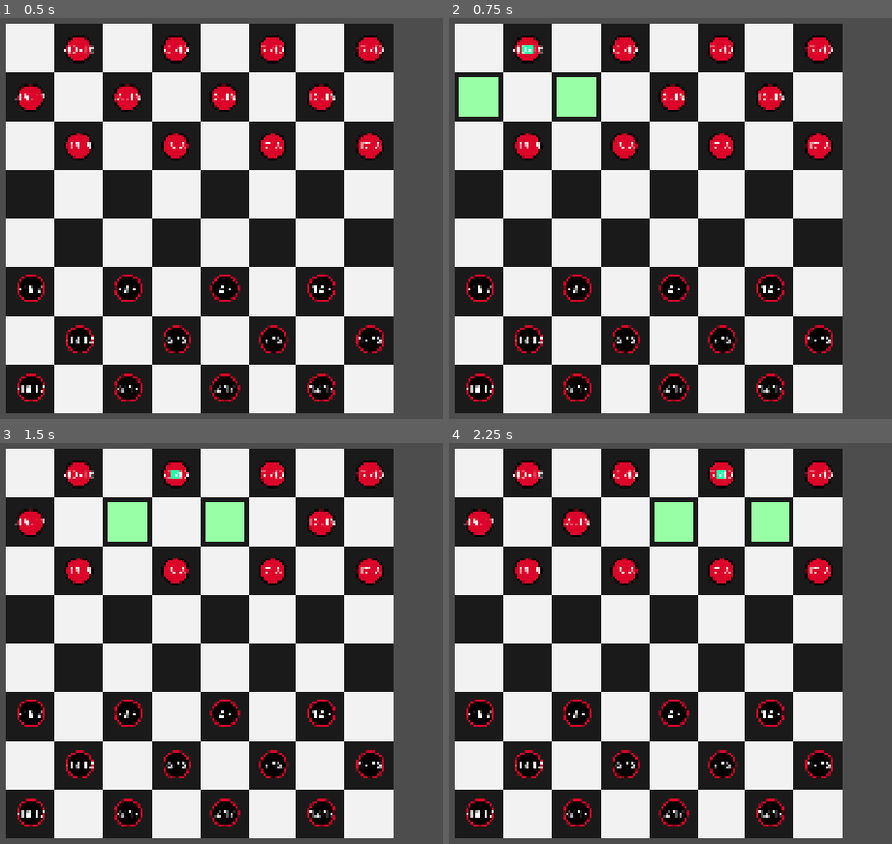
Above: before the commit, frames 1-4 (two rows, left to right).
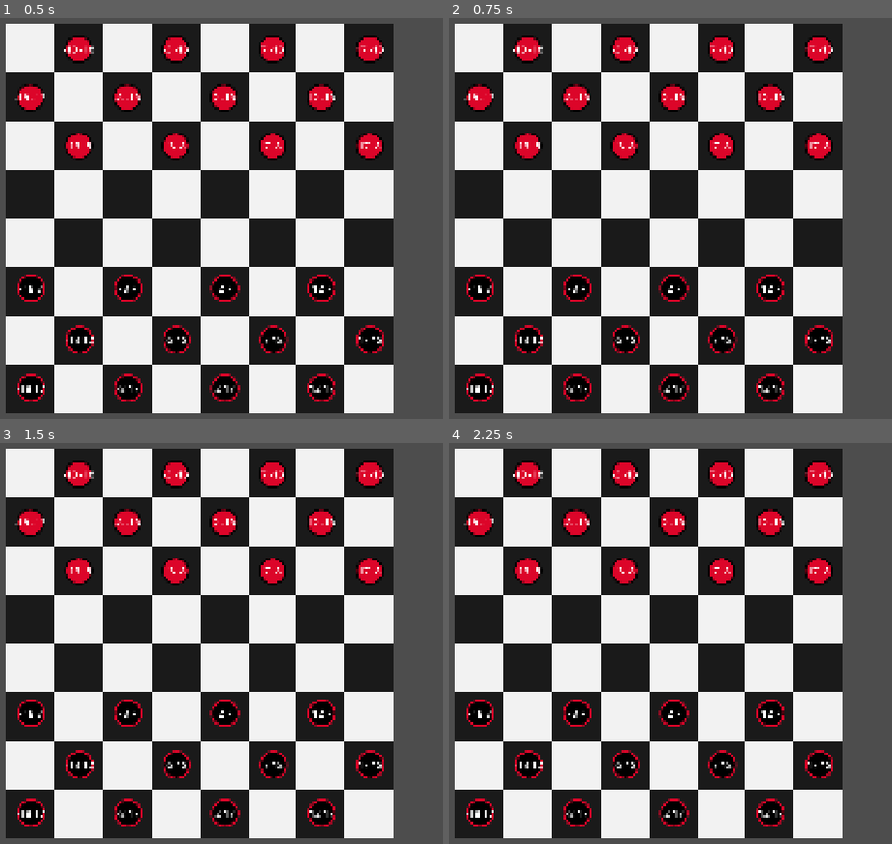
Above: after the commit, the same moments.

Repository: JakeFreedom/PacktNetworking
Game: Godot game, scene res://Checkers/CheckerBoard.tscn
Same seed, same stepped clock (60 frames per second), same inputs: the game is played once before the commit and once after it.
Inputs (mouse positions are in pixels of both pictures, inside the frame that each line leads up to):
- Up to frame 1 (0.5 s): no input
- Up to frame 2 (0.75 s): tap Enter at 0.5 s; move the mouse to (528, 50) at 0.52 s; click (528, 50) at 0.67 s
- Up to frame 3 (1.5 s): tap Space at 1.25 s; move the mouse to (177, 475) at 1.27 s; click (177, 475) at 1.42 s
- Up to frame 4 (2.25 s): tap Enter at 2 s; move the mouse to (719, 475) at 2.02 s; click (719, 475) at 2.17 s

Frame 1 is identical in both runs. In frame 2, 1.8% of the frame differs, in the area x 2-34%, y 6-25%; in frame 3, 1.8%; in frame 4, 1.8%.

Commit message:
Getting movement dialed in

Diff:
--- a/Checkers/CheckerBoard.gd
+++ b/Checkers/CheckerBoard.gd
@@ -28,6 +28,7 @@
 
 			pass
 
+	disable_pieces()
 
 	create_meta_board()
 	map_pieces(black_team)
@@ -50,6 +51,8 @@
 	#Don't use global position as that will use the entire screen
 	for cell in get_used_cells():
 		meta_board[cell]=null
+
+
 
 
 func map_pieces(team):
@@ -120,8 +123,10 @@
 					var capturingCell = cell + direction
 					if IsFreeCell(capturingCell):
 						print("capturing free cell")
+						capturing = true
 						available_cells.append(capturingCell)
-
+					else:
+						continue
 				if IsOurPiece(cell):
 					continue
 
@@ -142,7 +147,7 @@
 		# 		print(available_cells.size())
 
 
-
+		capturing = false
 	return available_cells
 
 func AddFreeCell(cell:Vector2i) -> void:
@@ -320,10 +325,10 @@
 #not sure this is need, we can just call get_tree().process = false or what ever it is.
 func disable_pieces() -> void:
 	if current_turn == Teams.WHITE:
+		for piece in black_team.get_children():
+			piece.process_mode = Node.PROCESS_MODE_DISABLED
+	else:
 		for piece in white_team.get_children():
 			piece.process_mode = Node.PROCESS_MODE_DISABLED
-	else:
-		for piece in black_team.get_children():
-			piece.process_mode = Node.PROCESS_MODE_DISABLED
 
 	pass
